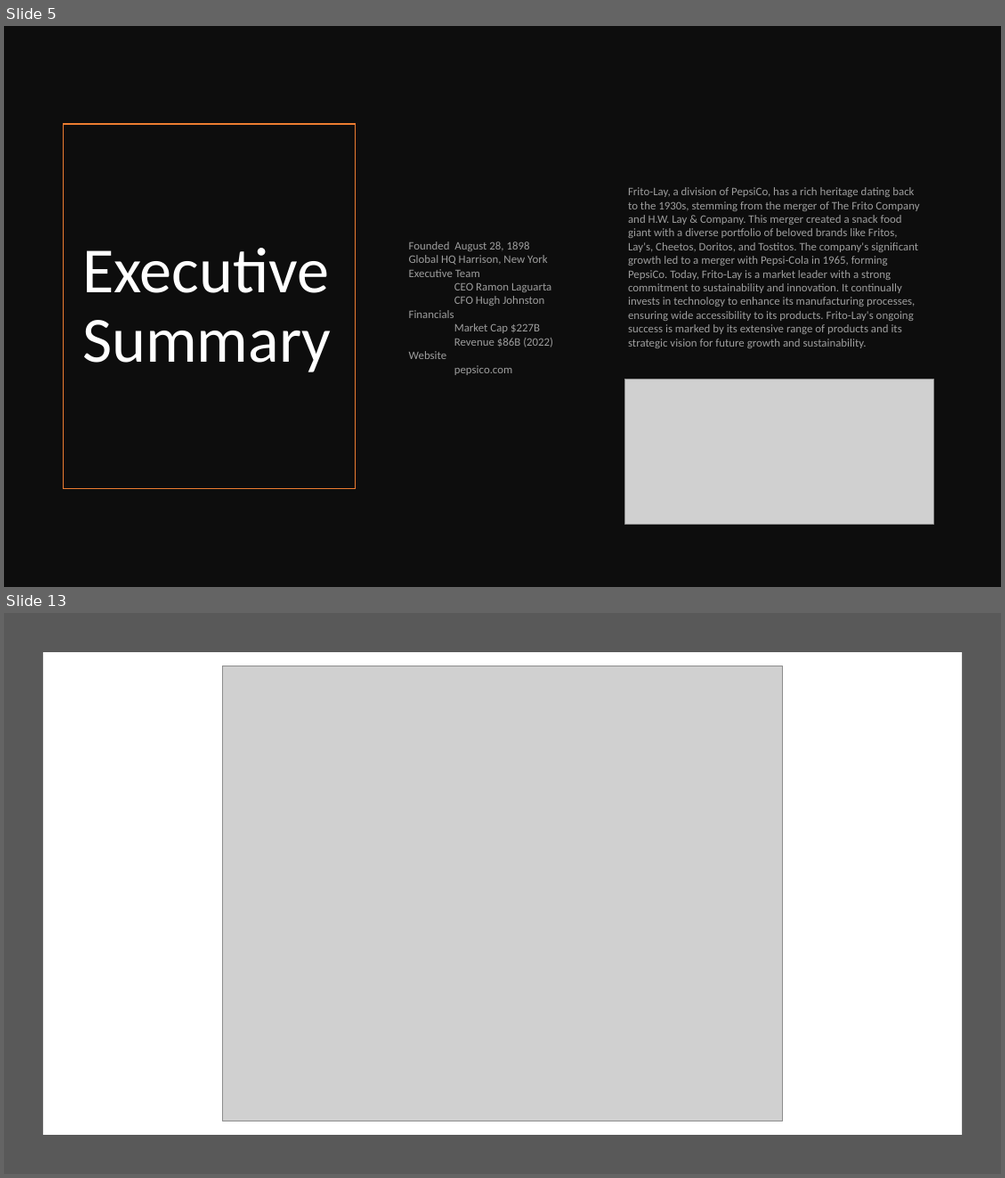
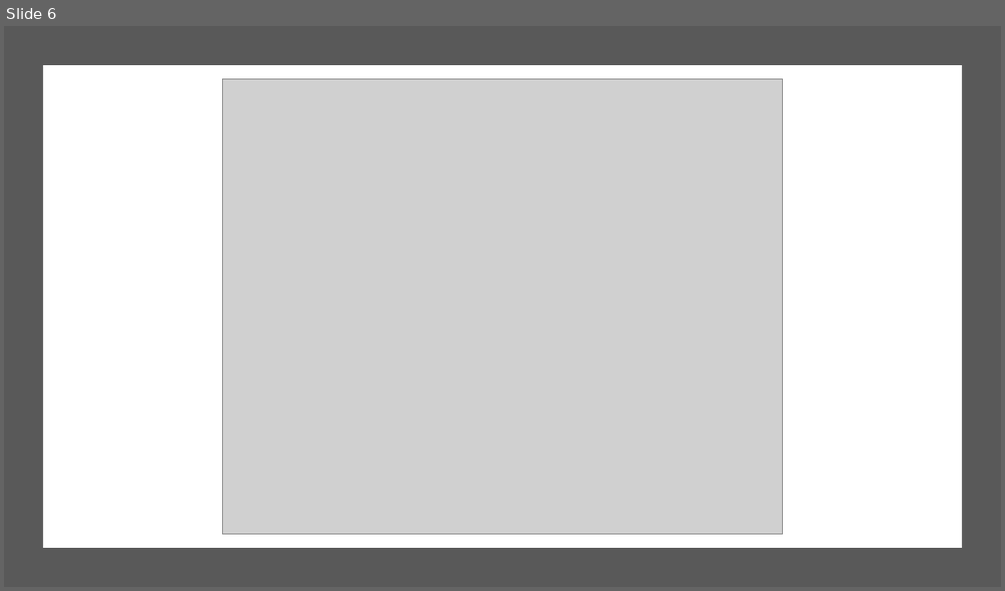
Before and after one commit to jjsmu/CaseStudy2DDS, a slide deck: Frito-Lay, Inc.pptx. Shown one above the other, each under a label of ours: slides 5 and 13 before the commit, slide 6 after it; the slides between them are not shown. The pictures are 1005x1178 and 1005x591 pixels, drawn with LibreOffice and Linux fonts; fonts in the diff are those of the drawing; grey boxes stand for pictures. Boxes give left, top, right and bottom in pixels: in the first picture for what was removed or moved away, otherwise in the second. Text is boxed around its words. In the diff, an @@ line names an element or a change of style, - is before the commit and + after.

Commit message:
Frito-Lay,Inc.pptx refactor theme

```diff
--- a/Frito-Lay, Inc.pptx
+++ b/Frito-Lay, Inc.pptx
@@ slide 5 removed at box(4, 26, 1001, 587), background #FFFFFF @@
@@ rectangle removed at box(4, 26, 1001, 587) @@
@@ rectangle removed at box(63, 124, 355, 489) @@
@@ text removed at box(628, 187, 919, 348) @@
-Frito-Lay, a division of PepsiCo, has a rich heritage dating back to the 1930s, stemming from the merger of The Frito Company and H.W. Lay & Company. This merger created a snack food giant with a diverse portfolio of beloved brands like Fritos, Lay's, Cheetos, Doritos, and Tostitos. The company's significant growth led to a merger with Pepsi-Cola in 1965, forming PepsiCo. Today, Frito-Lay is a market leader with a strong commitment to sustainability and innovation. It continually invests in technology to enhance its manufacturing processes, ensuring wide accessibility to its products. Frito-Lay's ongoing success is marked by its extensive range of products and its strategic vision for future growth and sustainability.
@@ title removed at box(82, 248, 332, 372) @@
-Executive Summary
@@ text removed at box(409, 241, 553, 375) @@
-Founded August 28, 1898
-Global HQ Harrison, New York
-Executive Team
-CEO Ramon Laguarta
-CFO Hugh Johnston
-Financials
-Market Cap $227B
-Revenue $86B (2022)
-Website
-pepsico.com
@@ picture removed at box(624, 379, 933, 524) @@
@@ what was slide 13 is now slide 6 @@
```
Also in this commit, not shown: 4 slides changed, 9 slides added, 27 other slides removed.
